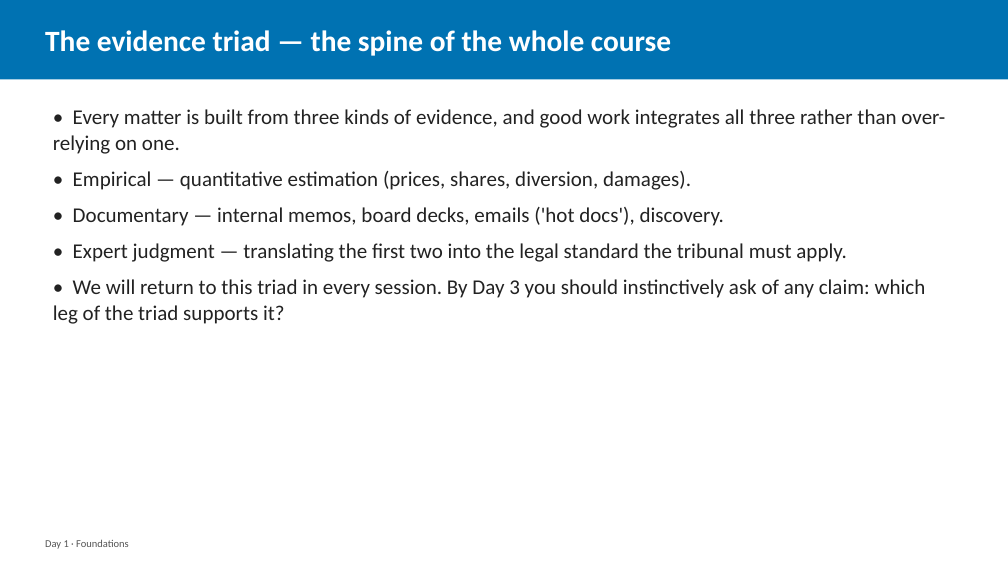
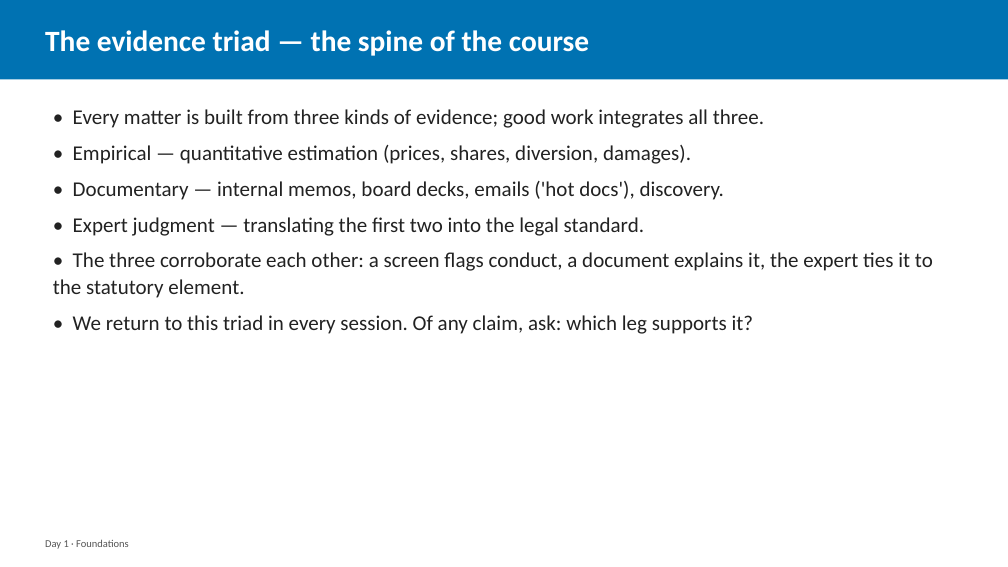
Before and after one commit to laurencehw/antitrust-methods, a slide deck: slide 13 of teaching/slides/day1_foundations.pptx (slide 9 before the commit). Drawn at 1008x567 pixels with LibreOffice and Linux fonts; fonts in the diff are those of the drawing. Boxes give left, top, right and bottom in pixels: in the first picture for what was removed or moved away, otherwise in the second. Text is boxed around its words. In the diff, an @@ line names an element or a change of style, - is before the commit and + after.

```diff
--- a/teaching/slides/day1_foundations.pptx
+++ b/teaching/slides/day1_foundations.pptx
@@ text at box(45, 30, 589, 56): text changed @@
-The evidence triad — the spine of the whole course
+The evidence triad — the spine of the course
@@ text at box(73, 109, 764, 128): text changed @@
-• Every matter is built from three kinds of evidence, and good work integrates all three rather than over-relying on one.
+• Every matter is built from three kinds of evidence; good work integrates all three.
@@ text at box(53, 217, 933, 334): text changed @@
-• Expert judgment — translating the first two into the legal standard the tribunal must apply.
-• We will return to this triad in every session. By Day 3 you should instinctively ask of any claim: which leg of the triad supports it?
+• Expert judgment — translating the first two into the legal standard.
+• The three corroborate each other: a screen flags conduct, a document explains it, the expert ties it to the statutory element.
+• We return to this triad in every session. Of any claim, ask: which leg supports it?
```
Also in this commit, not shown: 18 other slides changed, 28 slides added, 2 other files.
